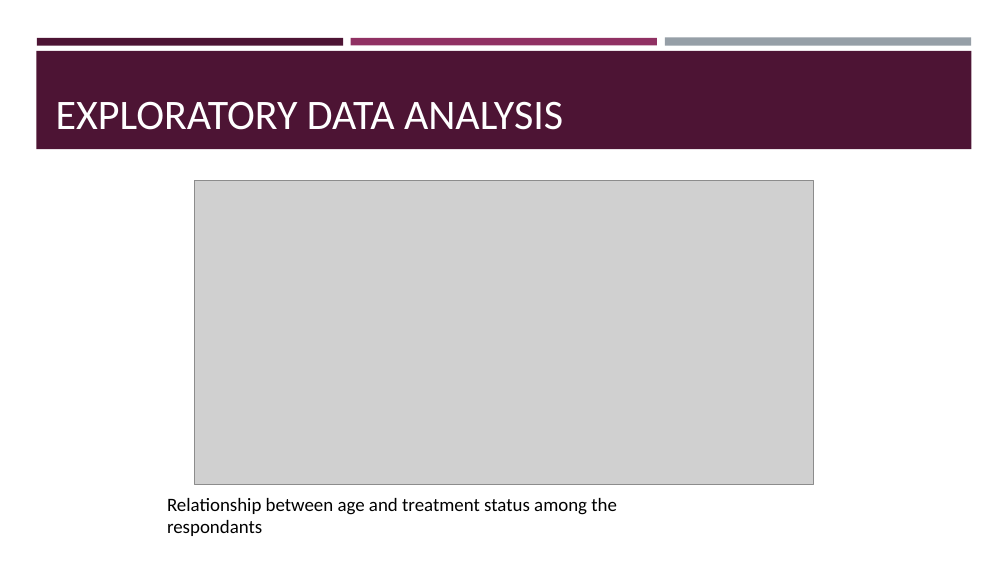
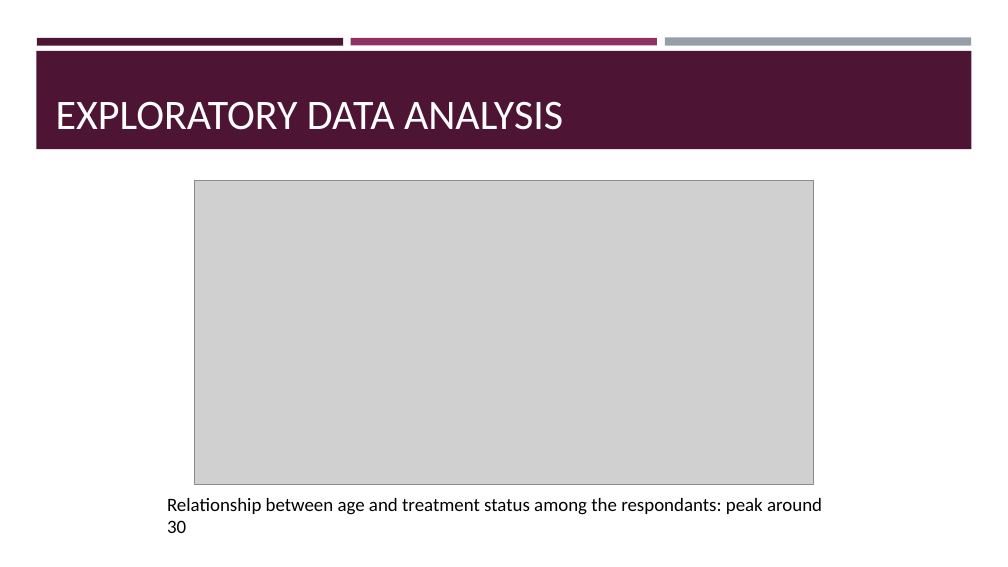
Before and after one commit to stefanopc/Mental-Health-Tech-Prediction, a slide deck: slide 9 of ProjectWorkPPT.pptx. Drawn at 1008x567 pixels with LibreOffice and Linux fonts; fonts in the diff are those of the drawing; grey boxes stand for pictures. Boxes give left, top, right and bottom in pixels: in the first picture for what was removed or moved away, otherwise in the second. Text is boxed around its words. In the diff, an @@ line names an element or a change of style, - is before the commit and + after.

```diff
--- a/ProjectWorkPPT.pptx
+++ b/ProjectWorkPPT.pptx
@@ text at bbox=[167, 498, 822, 533]: text changed @@
-Relationship between age and treatment status among the respondants
+Relationship between age and treatment status among the respondants: peak around 30
```
Also in this commit, not shown: 4 other slides changed, 1 other file.
